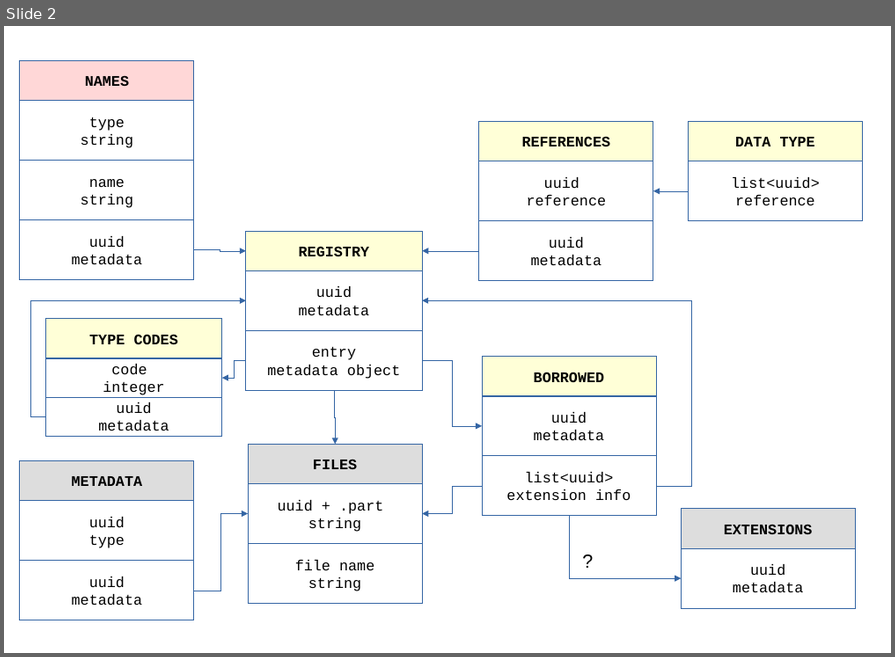
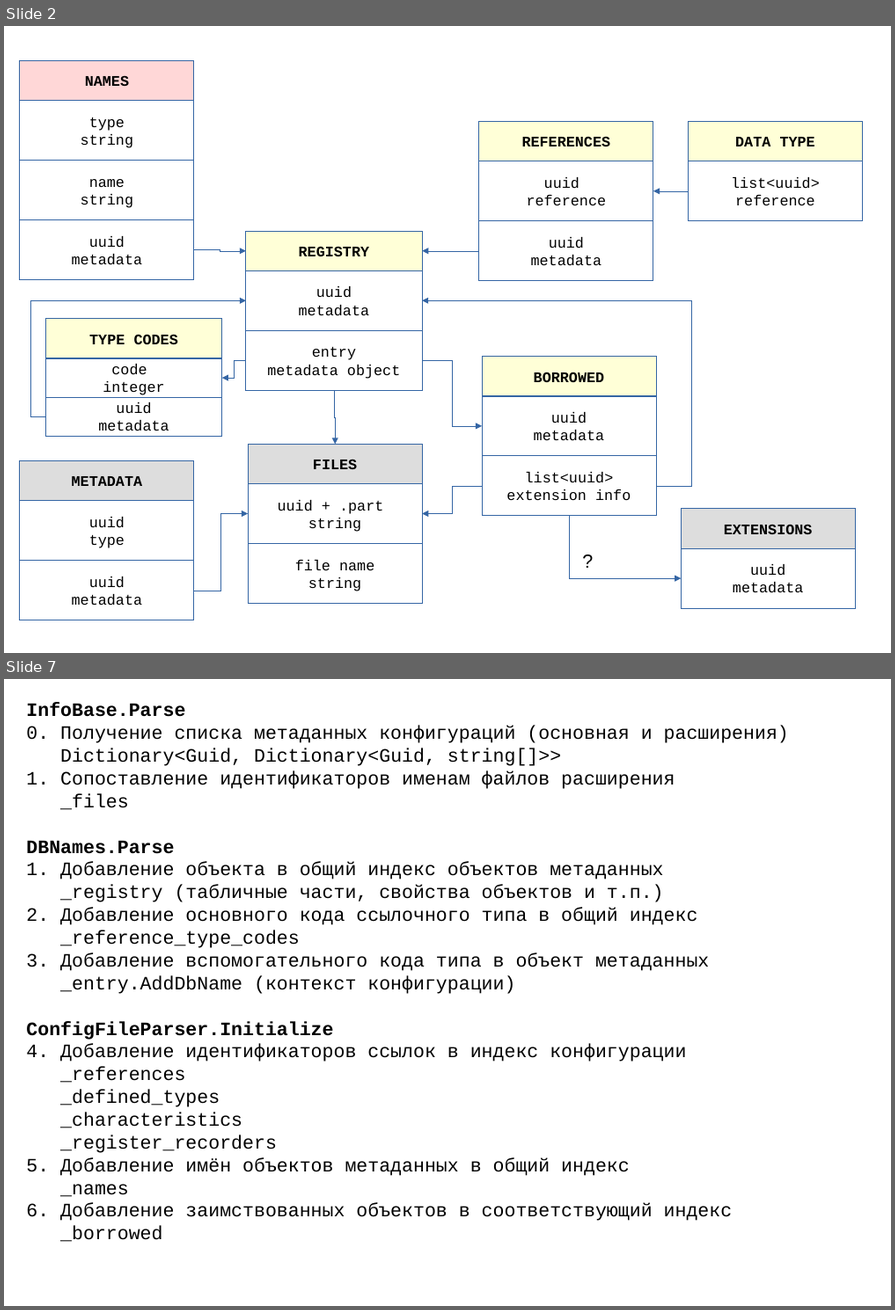
Before and after one commit to zhichkin/dajet-metadata, a slide deck: doc/metadata-registry.odp. Shown one above the other, each under a label of ours: slide 2 before the commit, slides 2 and 7 after it; the slides between them are not shown. The pictures are 895x657 and 895x1310 pixels, drawn with LibreOffice and Linux fonts; fonts in the diff are those of the drawing. Boxes give left, top, right and bottom in pixels: in the first picture for what was removed or moved away, otherwise in the second. Text is boxed around its words. In the diff, an @@ line names an element or a change of style, - is before the commit and + after.

```diff
--- a/doc/metadata-registry.odp
+++ b/doc/metadata-registry.odp
@@ slide 7 added at (4, 679, 891, 1306), background #FFFFFF @@
@@ text added at (26, 703, 789, 1242), 18 pt, text #000000 @@
+InfoBase.Parse
+0. Получение списка метаданных конфигураций (основная и расширения)
+Dictionary<Guid, Dictionary<Guid, string[]>>
+1. Сопоставление идентификаторов именам файлов расширения
+_files
+DBNames.Parse
+1. Добавление объекта в общий индекс объектов метаданных
+_registry (табличные части, свойства объектов и т.п.)
+2. Добавление основного кода ссылочного типа в общий индекс
+_reference_type_codes
+3. Добавление вспомогательного кода типа в объект метаданных
+_entry.AddDbName (контекст конфигурации)
+ConfigFileParser.Initialize
+4. Добавление идентификаторов ссылок в индекс конфигурации
+_references
+_defined_types
+_characteristics
+_register_recorders
+5. Добавление имён объектов метаданных в общий индекс
+_names
+6. Добавление заимствованных объектов в соответствующий индекс
+_borrowed
```
Also in this commit, not shown: 4 other slides added, 29 other files.
